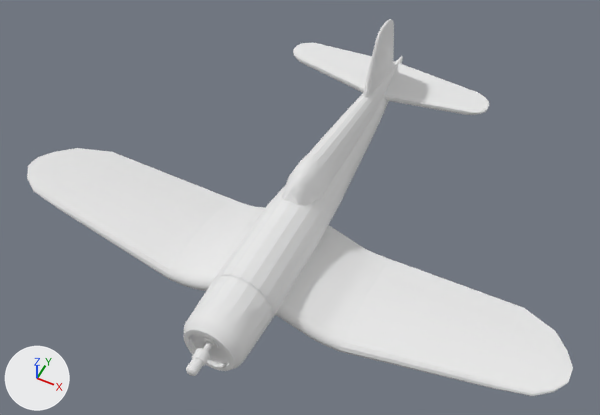
Before and after pictures for a commit that changed the OBJ model WW2-Naval/Resources/Aircraft/M/F4U/F4U 0.obj.
One viewpoint serves both versions: a 50 mm lens placed at (5.33, -11.42, 16.36), pointed at (-0.03, -0.7, 2.96). Every picture has the same lights, and +X, +Y and +Z are marked at lower left. Where no turn or scale is listed for an object, it has been applied to the vertices.

The scene before the commit, as lines of its bpy script (objects in view):
```python
mat_initialshadinggroup = principled_material('initialShadingGroup')
mat_initialshadinggroup.base_color = (0.8, 0.8, 0.8)  # white #e7e7e7
mat_initialshadinggroup.roughness = 1.0
me_f4u_jishen = bpy.data.meshes.new('F4U_JiShen')
me_f4u_jishen.from_pydata(...)  # 1249 vertices, 1158 faces; spans x -6.25..6.25, y -5.26..5.08, z 1.87..5.0
me_f4u_jishen.materials.append(mat_initialshadinggroup)  # white #e7e7e7
ob_f4u_jishen = bpy.data.objects.new('F4U_JiShen', me_f4u_jishen)
ob_f4u_jishen.location = (0.0, 0.0, 0.0)
```
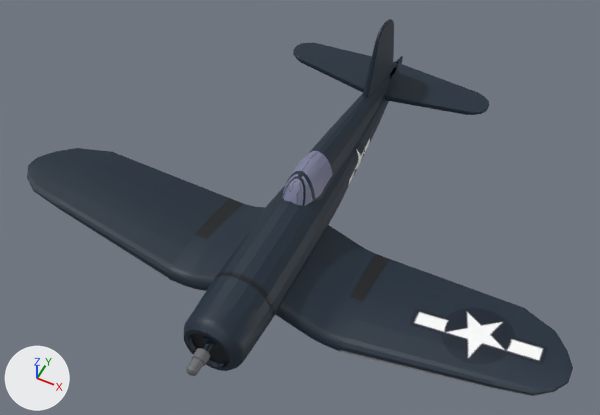
The change, as a list of edits to the scene's bpy script:
```text
Add img_f4u_0_png:
    img_f4u_0_png = load_image('F4U 0.png', 'F4U 0.png', 1024, 1024, 'sRGB')
Change mat_initialshadinggroup:
    remove mat_initialshadinggroup.base_color = (0.8, 0.8, 0.8)  # white #e7e7e7
    add mat_initialshadinggroup.texture = img_f4u_0_png
    mat_initialshadinggroup.roughness: 1.0 -> 0.526
Add mat_initialshadinggroup_006:
    mat_initialshadinggroup_006 = principled_material('initialShadingGroup.006')
    mat_initialshadinggroup_006.texture = img_f4u_0_png
    mat_initialshadinggroup_006.roughness = 0.526
Add mat_initialshadinggroup_007:
    mat_initialshadinggroup_007 = principled_material('initialShadingGroup.007')
    mat_initialshadinggroup_007.texture = img_f4u_0_png
    mat_initialshadinggroup_007.roughness = 0.526
Change me_f4u_jishen:
    used by ob_f4u_jishen; location = (0.0, 0.0, 0.0)
    remove me_f4u_jishen.from_pydata(...)  # 1249 vertices, 1158 faces; spans x -6.25..6.25, y -5.26..5.08, z 1.87..5.0
    add me_f4u_jishen.from_pydata(...)  # 1272 vertices, 1151 faces; spans x -6.25..6.25, y -5.26..5.08, z 1.87..5.0
    me_f4u_jishen part 1
    36 vertices are removed from x -0.42..0.42, y -1.29..4.87, z 2.85..3.57
    68 faces are deleted
    2 vertices move from x -0.14..0.14, y -1.2, z 3.59 to x -0.14..0.14, y -1.19, z 3.61
    59 vertices are added at x -0.41..0.41, y -1.19..4.69, z 3.06..3.63
    26 new faces join them, mat_initialshadinggroup_006 (picture img_f4u_0_png)
    35 new faces join them, mat_initialshadinggroup_007 (picture img_f4u_0_png)
    me_f4u_jishen part 2: 418 faces spanning x -0.7..0.7, y -4.62..5.08, z 2.04..3.64 switch from mat_initialshadinggroup (white #e7e7e7) to mat_initialshadinggroup_006 (picture img_f4u_0_png)
    me_f4u_jishen part 3: 56 faces spanning x -0.4..0.4, y -1.14..3.6, z 3.13..4.09 switch from mat_initialshadinggroup (white #e7e7e7) to mat_initialshadinggroup_007 (picture img_f4u_0_png)
```

Changed parts and their boxes [x1, y1, x2, y2] in the pictures (600 x 415 px; the box of a moved part takes in the faces that stretch with it):
'F4U_JiShen', surface changed (white to blue): [27, 19, 573, 396] in both
part 1 of me_f4u_jishen, moved or reshaped: [269, 60, 400, 221] in both
part 2 of me_f4u_jishen, recoloured: [184, 56, 403, 371] in both
part 3 of me_f4u_jishen, recoloured (white to blue): [286, 81, 386, 200] in both
